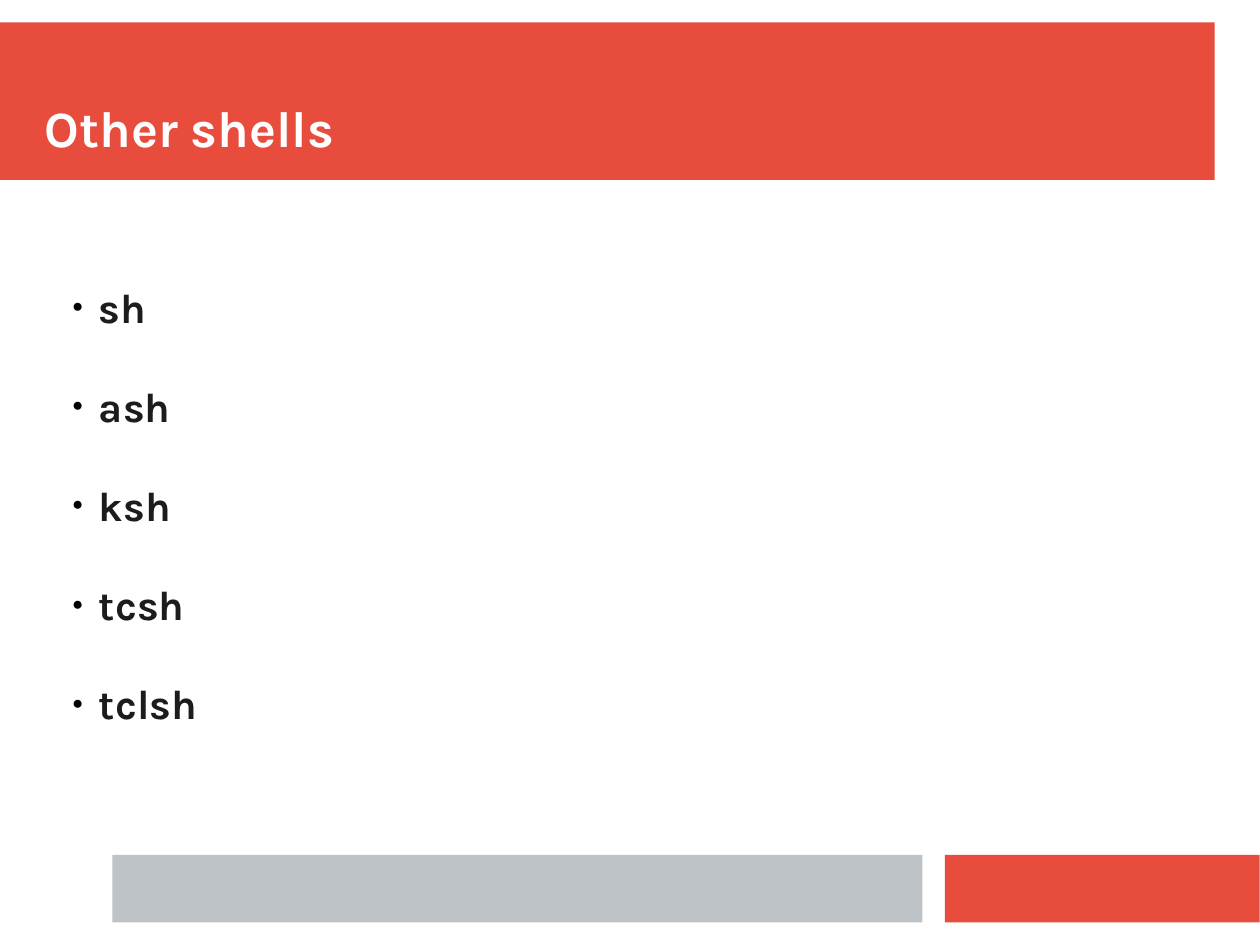
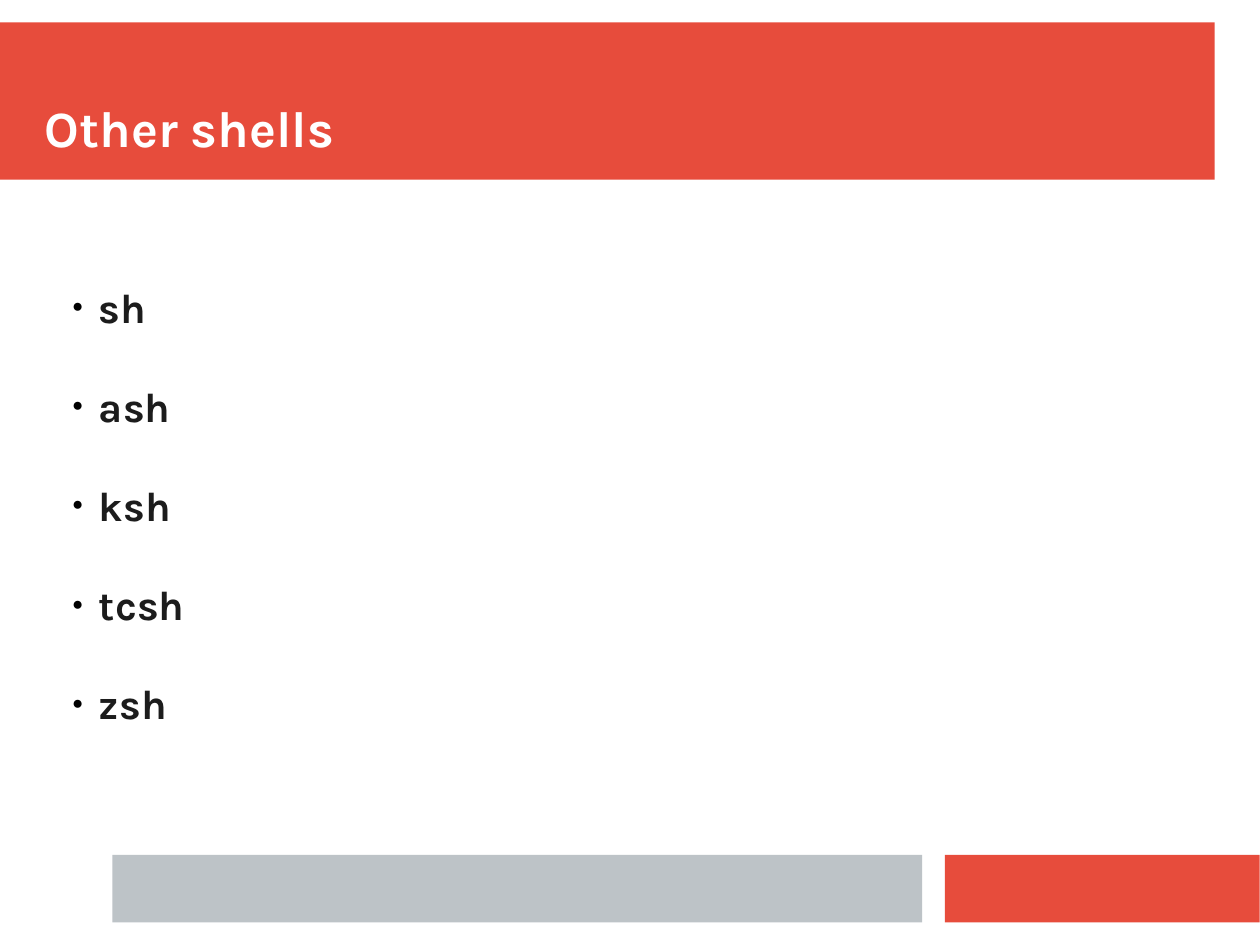
Before and after one commit to ianmiell/introduction-to-bash, a slide deck: slide 15 of slides/introduction_to_bash.pptx (slide 16 before the commit). Drawn at 1260x945 pixels with LibreOffice and Linux fonts; fonts in the diff are those of the drawing. Boxes give left, top, right and bottom in pixels: in the first picture for what was removed or moved away, otherwise in the second. Text is boxed around its words. In the diff, an @@ line names an element or a change of style, - is before the commit and + after.

```diff
--- a/slides/introduction_to_bash.pptx
+++ b/slides/introduction_to_bash.pptx
@@ text at <box>99,690,167,720</box>: text changed @@
-  ● tclsh
+  ● zsh
```
Also in this commit, not shown: 55 other slides changed, 2 slides removed, 1 other file.
